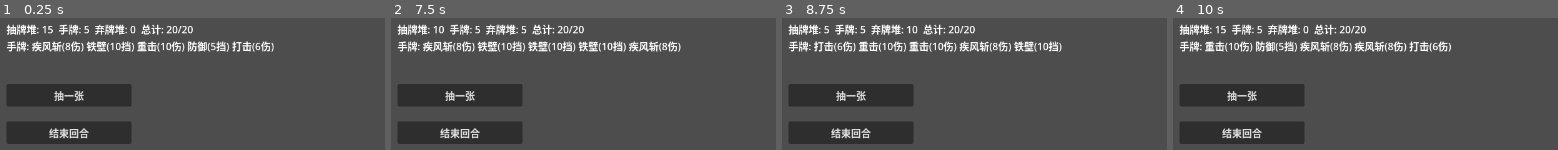
Above: before the commit, frames 1-4 (left to right).
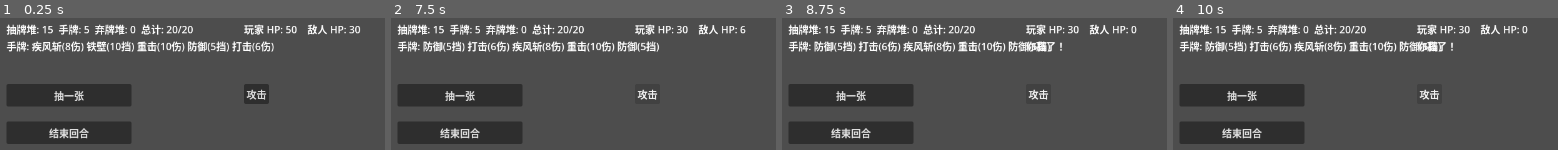
Above: after the commit, the same moments.

Repository: td1ql/godward
Game: Godot game, scene res://scenes/main.tscn
The game is run twice, just before and just after one commit, with the same random seed, the same clock (stepped at 60 frames per second) and the same inputs.
Inputs (mouse positions are in pixels of both pictures, inside the frame that each line leads up to):
- Up to frame 1 (0.25 s): no input
- Up to frame 2 (7.5 s): click "结束回合" at 0.5 s; click (648, 94) at 1.25 s, where only the run after the commit has a clickable "攻击"; click "抽一张" at 2 s; click "抽一张" at 2.75 s; click "结束回合" at 3.5 s; click (648, 94) at 4.25 s, where only the run after the commit has a clickable "攻击"; click "抽一张" at 5 s; click "结束回合" at 5.75 s; click (648, 94) at 6.5 s, where only the run after the commit has a clickable "攻击"; tap Enter at 7.25 s
- Up to frame 3 (8.75 s): tap Space at 8 s
- Up to frame 4 (10 s): tap Enter at 8.75 s; tap Space at 9.5 s

The runs differ from the first frame. In frame 1, 1.8% of the frame differs, in the area x 63-94%, y 4-66%; in frame 2, 4.9%; in frame 3, 5.3%, in the area x 8-93%, y 4-63%; in frame 4, 4.6%.

Commit message:
feat: 添加敌人血量和简单攻击 (closes #2)

Diff:
--- a/scenes/main.tscn
+++ b/scenes/main.tscn
@@ -24,3 +24,16 @@
 offset_right = 220.0
 offset_bottom = 216.0
 text = "结束回合"
+
+[node name="CombatLabel" type="Label" parent="." unique_id=278987641]
+offset_left = 400.0
+offset_top = 20.0
+offset_right = 440.0
+offset_bottom = 43.0
+
+[node name="AttackButton" type="Button" parent="." unique_id=1195035637]
+offset_left = 400.0
+offset_top = 120.0
+offset_right = 408.0
+offset_bottom = 128.0
+text = "攻击"
--- a/scripts/battle_demo.gd
+++ b/scripts/battle_demo.gd
@@ -4,10 +4,12 @@
 var hand: Array[String] = []
 var discard_pile: Array[String] = []
 
+var player_hp := 50
+var enemy_hp := 30
+
 const HAND_SIZE := 5
 const TOTAL_CARDS := 20
 
-# 卡牌数据库：每张牌的 费用 / 伤害 / 格挡
 const CARD_DB := {
 	"打击": {"cost": 1, "damage": 6, "block": 0},
 	"防御": {"cost": 1, "damage": 0, "block": 5},
@@ -17,8 +19,10 @@
 }
 
 @onready var info_label: Label = $InfoLabel
+@onready var combat_label: Label = $CombatLabel
 @onready var draw_button: Button = $DrawButton
 @onready var end_turn_button: Button = $EndTurnButton
+@onready var attack_button: Button = $AttackButton
 
 func _ready() -> void:
 	var card_ids := ["打击", "防御", "重击", "铁壁", "疾风斩"]
@@ -26,6 +30,7 @@
 		draw_pile.append(card_ids[i % card_ids.size()])
 	draw_button.pressed.connect(_on_draw_pressed)
 	end_turn_button.pressed.connect(_on_end_turn_pressed)
+	attack_button.pressed.connect(_on_attack_pressed)
 	_draw_cards(HAND_SIZE)
 	_update_ui()
 
@@ -37,6 +42,16 @@
 	discard_pile.append_array(hand)
 	hand.clear()
 	_draw_cards(HAND_SIZE)
+	_update_ui()
+
+func _on_attack_pressed() -> void:
+	if enemy_hp <= 0 or player_hp <= 0:
+		return
+	# 玩家攻击（先用固定 6 点伤害模拟）
+	enemy_hp = max(0, enemy_hp - 6)
+	# 敌人没死就反击
+	if enemy_hp > 0:
+		player_hp = max(0, player_hp - 5)
 	_update_ui()
 
 func _draw_cards(n: int) -> void:
@@ -64,3 +79,8 @@
 		draw_pile.size(), hand.size(), discard_pile.size(),
 		total, TOTAL_CARDS, hand_text
 	]
+	combat_label.text = "玩家 HP: %d    敌人 HP: %d" % [player_hp, enemy_hp]
+	if enemy_hp <= 0:
+		combat_label.text += "\n你赢了！"
+	elif player_hp <= 0:
+		combat_label.text += "\n你被打败了..."
